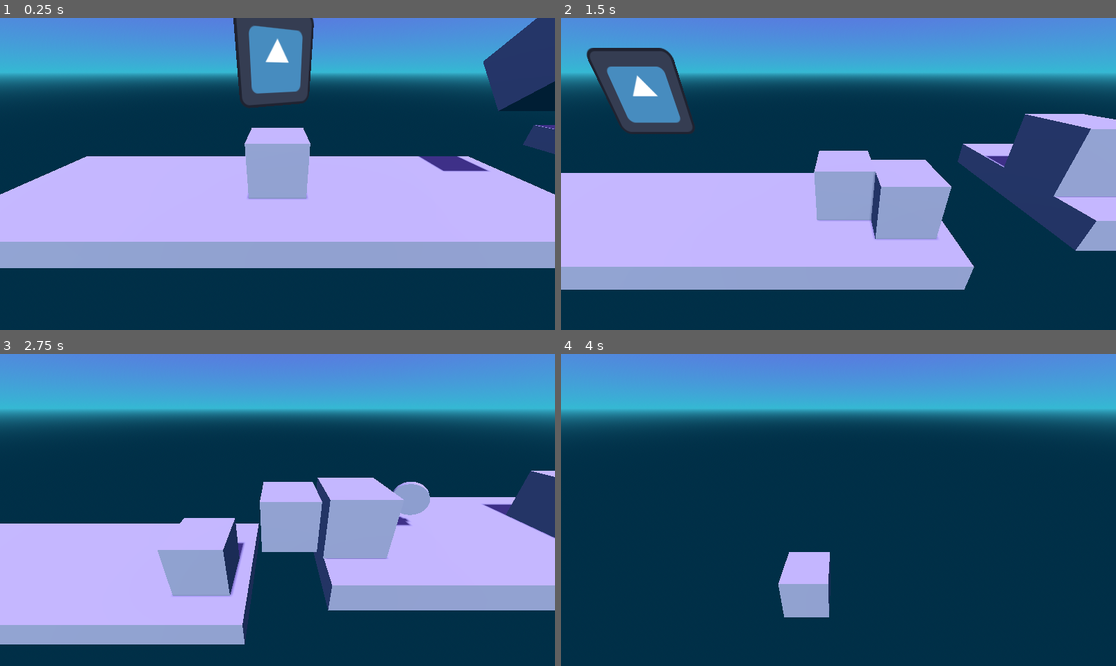
Above: before the commit, frames 1-4 (two rows, left to right).
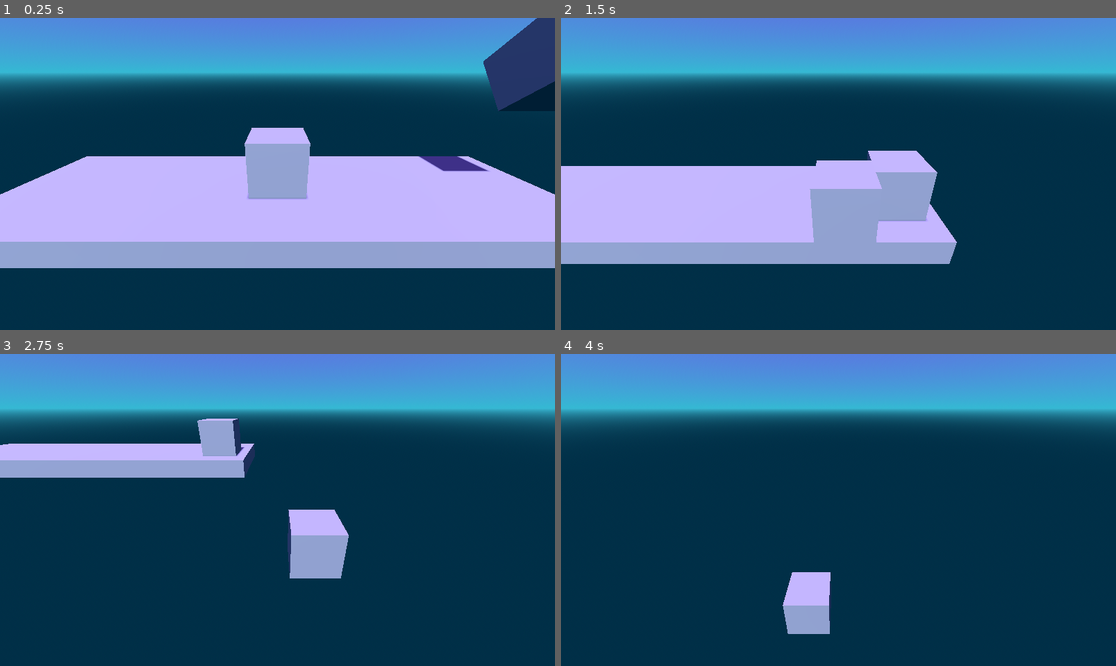
Above: after the commit, the same moments.

Repository: Gus700/TempoSlash
Game: Godot game, scene res://scenes/level_1.tscn
Two runs of this game, one before a commit and one after it. Both use one fixed random seed, a clock stepped at 60 frames per second and the inputs below. The project has no main scene, so this scene is started directly. The engine's default icon, where the game draws it, is replaced by a stand-in: a white triangle on a blue panel in a dark square.
Inputs:
- Up to frame 1 (0.25 s): no input
- Up to frame 2 (1.5 s): tap Enter (ui_accept) at 0.5, 0.77 s; hold Right (ui_right) 0.53-1.28 s; hold Down (ui_down) from 1.28 s (still down)
- Up to frame 3 (2.75 s): tap Enter (ui_accept) at 1.52 s; release Down (ui_down) at 2.03 s; hold Right (ui_right) from 2.03 s (still down)
- Up to frame 4 (4 s): release Right (ui_right) at 2.78 s; hold Up (ui_up) 2.78-3.53 s; tap Enter (ui_accept) at 3.02, 3.77 s; hold Left (ui_left) from 3.53 s (still down)

The runs differ from the first frame. In frame 1, 4.1% of the frame differs, in the area x 42-100%, y 0-44%; in frame 2, 28%; in frame 3, 42%, in the area x 0-100%, y 20-94%; in frame 4, 1.7%.

Commit message:
starting on the floor movement

Diff:
--- a/project.godot
+++ b/project.godot
@@ -32,6 +32,22 @@
 , Object(InputEventKey,"resource_local_to_scene":false,"resource_name":"","device":0,"window_id":0,"alt_pressed":false,"shift_pressed":false,"ctrl_pressed":false,"meta_pressed":false,"pressed":false,"keycode":0,"physical_keycode":68,"key_label":0,"unicode":0,"echo":false,"script":null)
 ]
 }
+ui_up={
+"deadzone": 0.5,
+"events": [Object(InputEventKey,"resource_local_to_scene":false,"resource_name":"","device":0,"window_id":0,"alt_pressed":false,"shift_pressed":false,"ctrl_pressed":false,"meta_pressed":false,"pressed":false,"keycode":4194320,"physical_keycode":0,"key_label":0,"unicode":0,"echo":false,"script":null)
+, Object(InputEventJoypadButton,"resource_local_to_scene":false,"resource_name":"","device":0,"button_index":11,"pressure":0.0,"pressed":false,"script":null)
+, Object(InputEventJoypadMotion,"resource_local_to_scene":false,"resource_name":"","device":0,"axis":1,"axis_value":-1.0,"script":null)
+, Object(InputEventKey,"resource_local_to_scene":false,"resource_name":"","device":0,"window_id":0,"alt_pressed":false,"shift_pressed":false,"ctrl_pressed":false,"meta_pressed":false,"pressed":false,"keycode":0,"physical_keycode":87,"key_label":0,"unicode":0,"echo":false,"script":null)
+]
+}
+ui_down={
+"deadzone": 0.5,
+"events": [Object(InputEventKey,"resource_local_to_scene":false,"resource_name":"","device":0,"window_id":0,"alt_pressed":false,"shift_pressed":false,"ctrl_pressed":false,"meta_pressed":false,"pressed":false,"keycode":4194322,"physical_keycode":0,"key_label":0,"unicode":0,"echo":false,"script":null)
+, Object(InputEventJoypadButton,"resource_local_to_scene":false,"resource_name":"","device":0,"button_index":12,"pressure":0.0,"pressed":false,"script":null)
+, Object(InputEventJoypadMotion,"resource_local_to_scene":false,"resource_name":"","device":0,"axis":1,"axis_value":1.0,"script":null)
+, Object(InputEventKey,"resource_local_to_scene":false,"resource_name":"","device":0,"window_id":0,"alt_pressed":false,"shift_pressed":false,"ctrl_pressed":false,"meta_pressed":false,"pressed":false,"keycode":0,"physical_keycode":83,"key_label":0,"unicode":0,"echo":false,"script":null)
+]
+}
 
 [rendering]
 
--- a/scenes/level_1.tscn
+++ b/scenes/level_1.tscn
@@ -1,10 +1,9 @@
-[gd_scene load_steps=11 format=3 uid="uid://cebys38ad2htc"]
+[gd_scene load_steps=10 format=3 uid="uid://cebys38ad2htc"]
 
 [ext_resource type="PackedScene" uid="uid://d2o5fc241gfxt" path="res://scenes/block.tscn" id="1_nnbqb"]
 [ext_resource type="PackedScene" uid="uid://clqlwdfxpgcsq" path="res://scenes/test_player.tscn" id="2_q3qyx"]
 [ext_resource type="Texture2D" uid="uid://bf4eky3dcd21b" path="res://icon.svg" id="3_8qm6k"]
 [ext_resource type="Script" path="res://scripts/icon.gd" id="4_pn0rj"]
-[ext_resource type="PackedScene" uid="uid://cpclle18mw2l4" path="res://scenes/coin.tscn" id="5_l3pkx"]
 
 [sub_resource type="BoxMesh" id="BoxMesh_p5xq7"]
 size = Vector3(10, 0.5, 3)
@@ -39,7 +38,7 @@
 transform = Transform3D(1, 0, 0, 0, 1, 0, 0, 0, 1, 0, 0.858809, 0)
 
 [node name="Icon" type="Sprite3D" parent="."]
-transform = Transform3D(1, 0, 0, 0, 1, 0, 0, 0, 1, 0, 2.37259, 0)
+transform = Transform3D(1, 0, 0, 0, 1, 0, 0, 0, 1, 16.5043, 2.37259, 2.26801)
 texture = ExtResource("3_8qm6k")
 script = ExtResource("4_pn0rj")
 
@@ -53,25 +52,5 @@
 [node name="CollisionShape3D" type="CollisionShape3D" parent="Floor"]
 shape = SubResource("BoxShape3D_ajb33")
 
-[node name="Floor2" type="StaticBody3D" parent="."]
-transform = Transform3D(1, 0, 0, 0, 1, -5.96047e-08, 0, 5.96047e-08, 1, 11.2579, 0.818032, 0)
-metadata/_edit_group_ = true
-
-[node name="MeshInstance3D" type="MeshInstance3D" parent="Floor2"]
-mesh = SubResource("BoxMesh_p5xq7")
-skeleton = NodePath("../../Floor2")
-
-[node name="CollisionShape3D" type="CollisionShape3D" parent="Floor2"]
-shape = SubResource("BoxShape3D_ajb33")
-
-[node name="Coin" parent="." instance=ExtResource("5_l3pkx")]
-transform = Transform3D(1, 0, 0, 0, 1, 0, 0, 0, 1, 7.98394, 1.67651, 0)
-
 [node name="WorldEnvironment" type="WorldEnvironment" parent="."]
 environment = SubResource("Environment_fecmw")
-
-[node name="Block2" parent="." instance=ExtResource("1_nnbqb")]
-transform = Transform3D(1, 0, 0, 0, 0.659516, -0.75169, 0, 0.75169, 0.659516, 6.74744, 2.82012, 0)
-
-[node name="Block3" parent="." instance=ExtResource("1_nnbqb")]
-transform = Transform3D(1, 0, 0, 0, 0.999999, 0, 0, 0, 0.999999, 11.0756, 2.51581, 0)
--- a/scripts/test_player.gd
+++ b/scripts/test_player.gd
@@ -24,7 +24,7 @@
 	if direction:
 		velocity.x = direction.x * SPEED
 		#line below is disabled to avoid player moving on z axis
-		#velocity.z = direction.z * SPEED
+		velocity.z = direction.z * SPEED
 	else:
 		velocity.x = move_toward(velocity.x, 0, SPEED)
 		velocity.z = move_toward(velocity.z, 0, SPEED)
